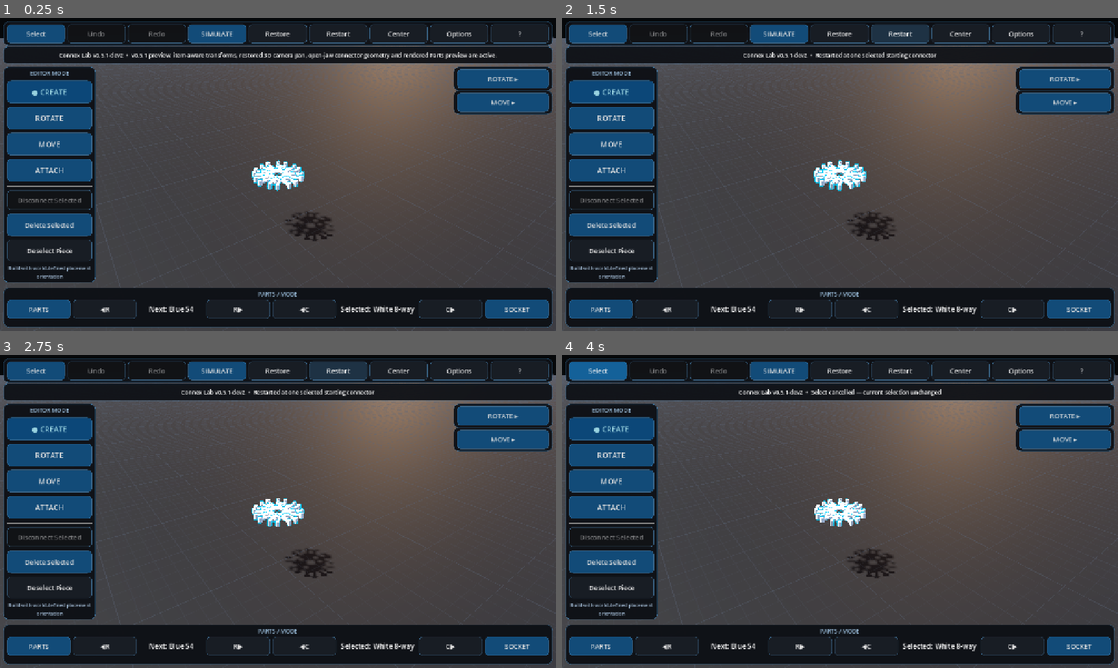
Above: before the commit, frames 1-4 (two rows, left to right).
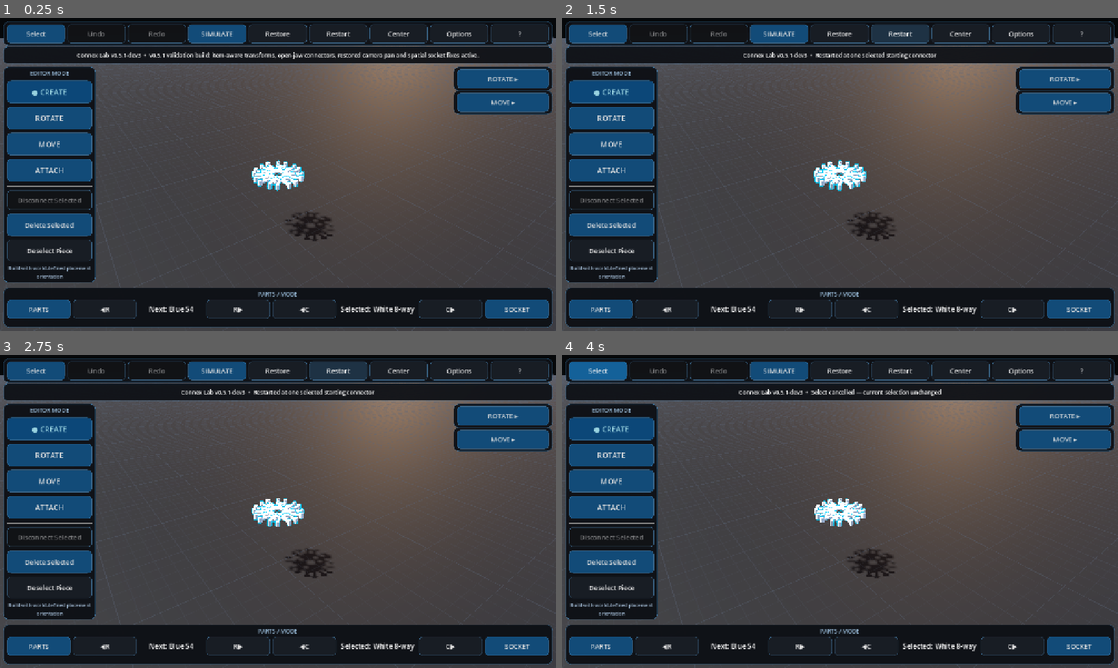
Above: after the commit, the same moments.

Repository: pixel375/connex
Game: Godot game, scene res://Main.tscn
Same seed, same stepped clock (60 frames per second), same inputs: the game is played once before the commit and once after it.
Inputs:
- Up to frame 1 (0.25 s): no input
- Up to frame 2 (1.5 s): click "Restart" at 0.5 s; click "Restart" at 1.25 s
- Up to frame 3 (2.75 s): click "Restart" at 2 s
- Up to frame 4 (4 s): click "Select" at 2.75 s; click "SELECT…" at 3.5 s

The runs differ from the first frame. In frame 1, 0.8% of the frame differs, in the area x 10-90%, y 10-14%; in frame 2, less than 0.1%; in frame 3, less than 0.1%; in frame 4, less than 0.1%.

Commit message:
chore: load spatial-safe v0.5.1 runtime

Diff:
--- a/Main.tscn
+++ b/Main.tscn
@@ -1,7 +1,7 @@
 [gd_scene load_steps=2 format=3]
 
 ; v0.5.0 base implementation: res://scripts/main_v050.gd
-[ext_resource type="Script" path="res://scripts/main_v052.gd" id="1_main"]
+[ext_resource type="Script" path="res://scripts/main_v053.gd" id="1_main"]
 
 [node name="Main" type="Node3D"]
 script = ExtResource("1_main")
